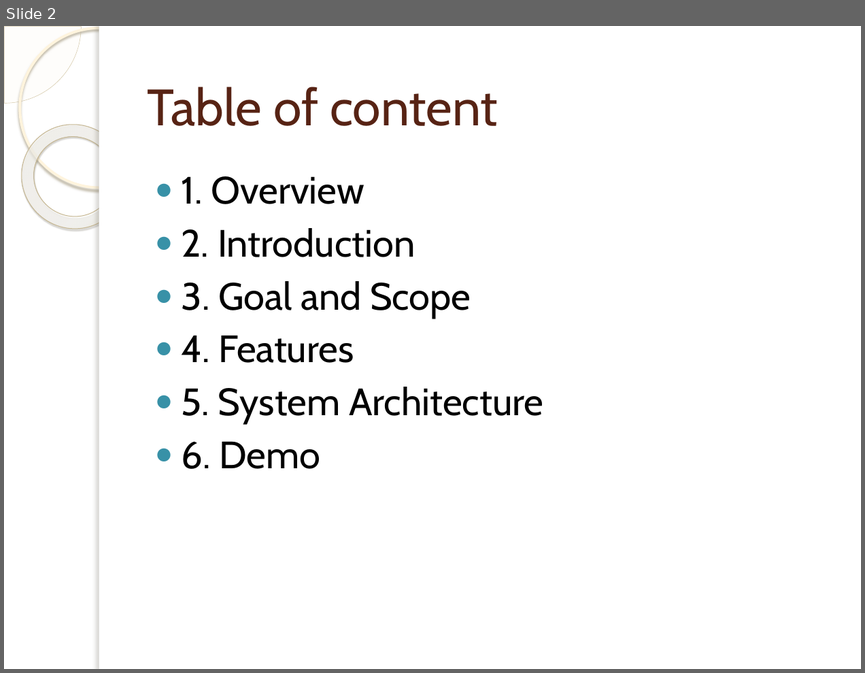
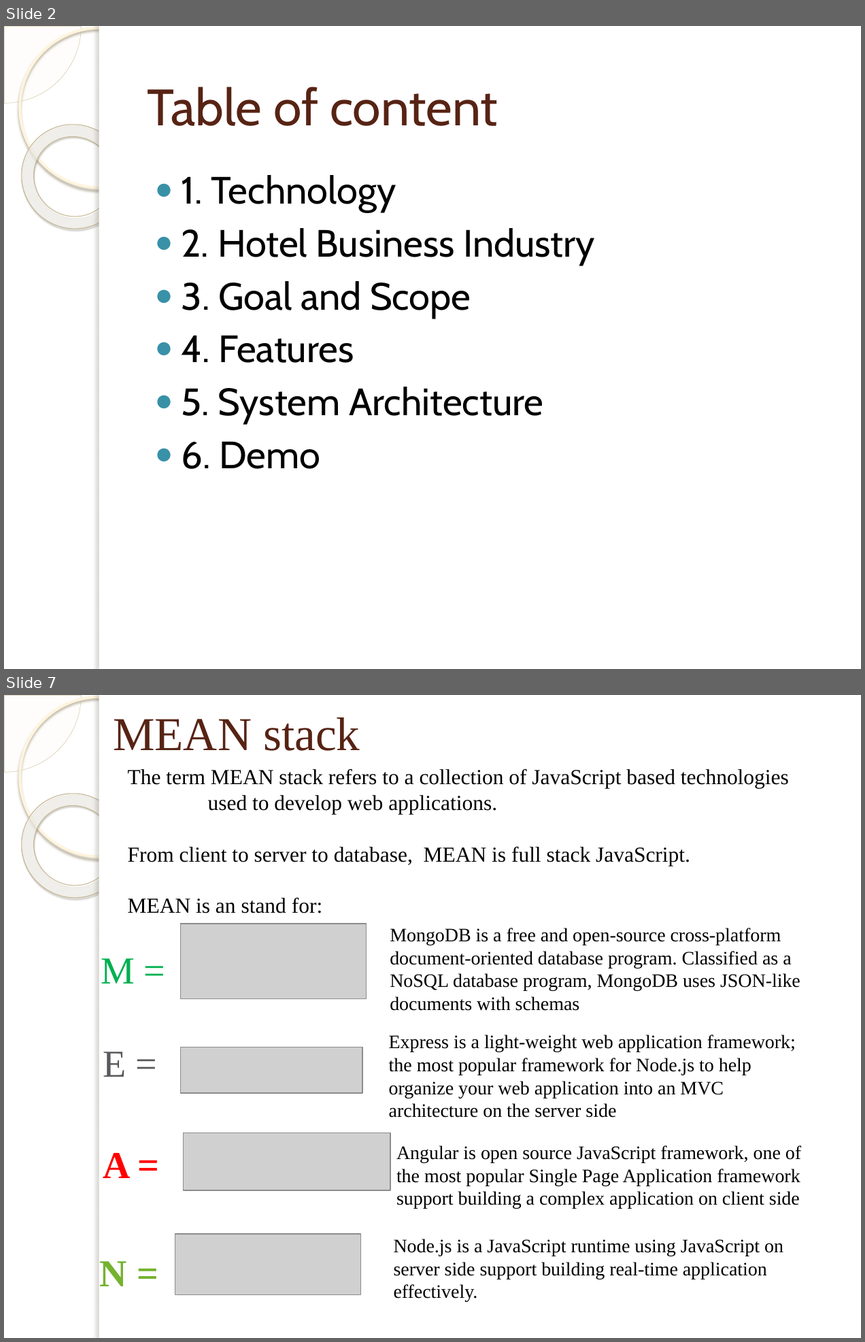
Before and after one commit to dohungcuongdev/thesis-documentation, a slide deck: Thesis-review.pptx. Shown one above the other, each under a label of ours: slide 2 before the commit, slides 2 and 7 after it; the slides between them are not shown. The pictures are 865x673 and 865x1342 pixels, drawn with LibreOffice and Linux fonts; fonts in the diff are those of the drawing; grey boxes stand for pictures; background and template pictures are left out. Boxes give left, top, right and bottom in pixels: in the first picture for what was removed or moved away, otherwise in the second. Text is boxed around its words. In the diff, an @@ line names an element or a change of style, - is before the commit and + after.

```diff
--- a/Thesis-review.pptx
+++ b/Thesis-review.pptx
@@ slide 7 added at [4, 695, 861, 1338], background picture (left out); not listed: 5 template elements that a slide beside it also shows @@
@@ title added at [113, 717, 360, 751], 39.6 pt, text #572314 @@
+MEAN stack
@@ text added at [128, 769, 789, 913], 18 pt, text #000000 @@
+The term MEAN stack refers to a collection of JavaScript based technologies used to develop web applications.
+From client to server to database, MEAN is full stack JavaScript.
+MEAN is an stand for:
@@ picture added at [181, 923, 366, 999] @@
@@ text added at [390, 928, 800, 1011], 16 pt, text #000000 @@
+MongoDB is a free and open-source cross-platform document-oriented database program. Classified as a NoSQL database program, MongoDB uses JSON-like documents with schemas
@@ text added at [101, 958, 135, 983], 32 pt, text #00B050 @@
+M =
@@ text added at [389, 1034, 796, 1117], 16 pt, text #000000 @@
+Express is a light-weight web application framework; the most popular framework for Node.js to help organize your web application into an MVC architecture on the server side
@@ text added at [103, 1051, 126, 1076], 32 pt, text #595959 @@
+E =
@@ picture added at [181, 1047, 362, 1093] @@
@@ picture added at [183, 1133, 390, 1190] @@
@@ text added at [103, 1153, 130, 1178], 32 pt, text #FF0000, bold @@
+A =
@@ text added at [396, 1145, 801, 1208], 16 pt, text #000000 @@
+Angular is open source JavaScript framework, one of the most popular Single Page Application framework support building a complex application on client side
@@ picture added at [175, 1233, 361, 1294] @@
@@ text added at [394, 1238, 783, 1302], 16 pt, text #000000 @@
+Node.js is a JavaScript runtime using JavaScript on server side support building real-time application effectively.
@@ text added at [100, 1261, 127, 1286], 32 pt, text #74B230, bold @@
+N =
@@ slide 2 changed as well @@
@@ text at [181, 175, 595, 265]: text changed @@
-● 1. Overview
-● 2. Introduction
+● 1. Technology
+● 2. Hotel Business Industry
```
Also in this commit, not shown: 1 other slide changed, 19 other slides added, 5 slides removed, 9 other files.
